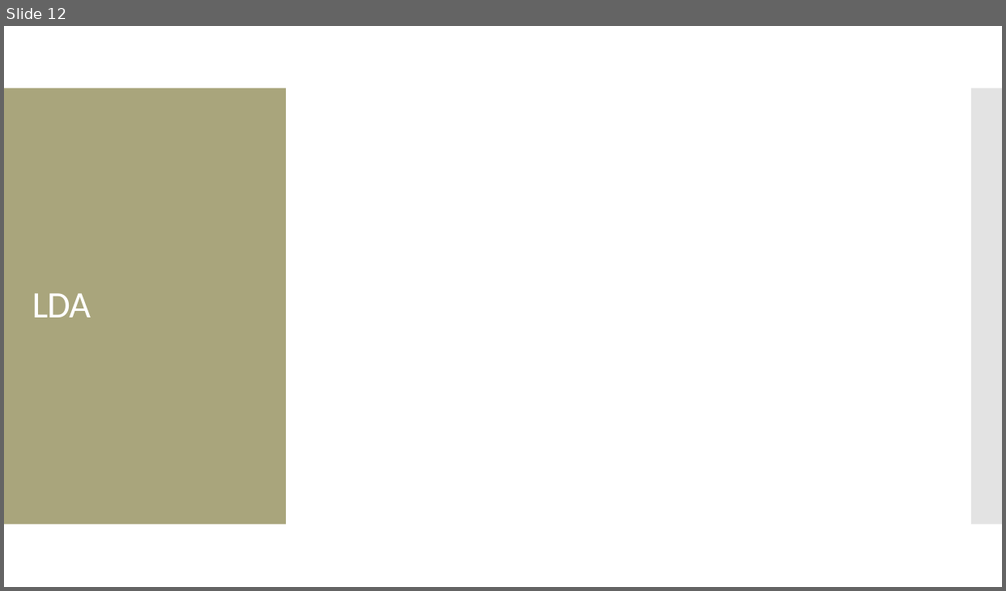
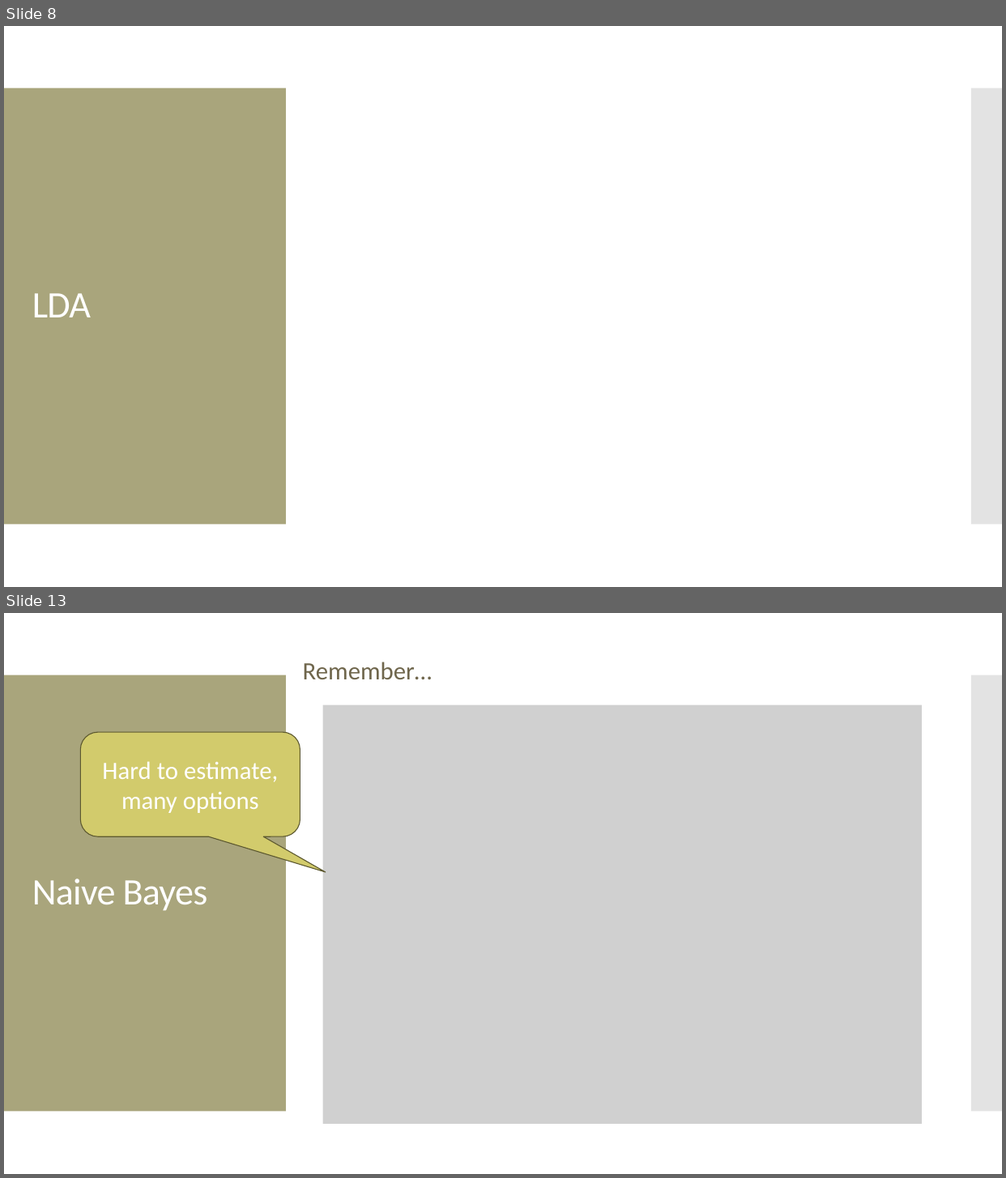
Before and after one commit to amosca01/CAIS380ML-S24, a slide deck: slides/08-QDA-naive-bayes.pptx. Shown one above the other, each under a label of ours: slide 12 before the commit, slides 8 and 13 after it; the slides between them are not shown. The pictures are 1006x591 and 1006x1178 pixels, drawn with LibreOffice and Linux fonts; fonts in the diff are those of the drawing; grey boxes stand for pictures. Boxes give left, top, right and bottom in pixels: in the first picture for what was removed or moved away, otherwise in the second. Text is boxed around its words. In the diff, an @@ line names an element or a change of style, - is before the commit and + after.

```diff
--- a/slides/08-QDA-naive-bayes.pptx
+++ b/slides/08-QDA-naive-bayes.pptx
@@ slide 13 added at (x1=4, y1=613, x2=1002, y2=1174), background #FFFFFF; not listed: 2 template elements that a slide beside it also shows @@
@@ text added at (x1=303, y1=662, x2=432, y2=679), 24 pt, text #6F664C @@
+Remember…
@@ picture added at (x1=323, y1=705, x2=922, y2=1124) @@
@@ rounded speech box added at (x1=80, y1=732, x2=300, y2=837), fill #D2CB6C, outline #5C592F 0.85 pt, 24 pt, text #FFFFFF @@
+Hard to estimate, many options
@@ title added at (x1=32, y1=879, x2=208, y2=911), 36 pt, text #FFFFFF @@
+Naive Bayes
@@ what was slide 12 is now slide 8 @@
```
Also in this commit, not shown: 3 slides changed, 14 other slides added, 31 slides removed, 9 other files.
